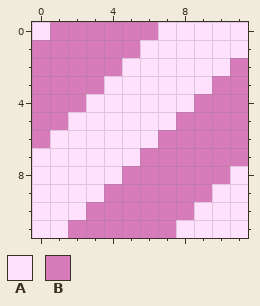
Two states of a pixel-art file, res/bgstripes.aseprite. The picture above is the old version.
12x12 pixels, 1 frame.
Palette (. is transparent): A #ffe0fd  B #d77bba
Pixels before, first column x 0:
 0 ABBBBBBAAAAA
 1 BBBBBBAAAAAA
 2 BBBBBAAAAAAB
 3 BBBBAAAAAABB
 4 BBBAAAAAABBB
 5 BBAAAAAABBBB
 6 BAAAAAABBBBB
 7 AAAAAABBBBBB
 8 AAAAABBBBBBA
 9 AAAABBBBBBAA
10 AAABBBBBBAAA
11 AABBBBBBAAAA
The same view after the edit:
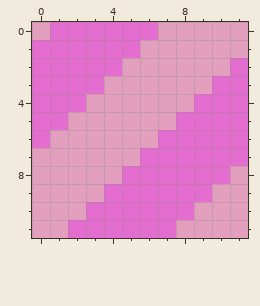
Edits made:
colour A: #ffe0fd -> #ff67a770
colour B: #d77bba -> #ff00cd76
Boxes around the changes in both pictures, in picture pixels (x1, y1, x2, y2):
changed: (32, 22, 248, 238)
